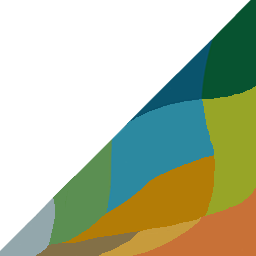
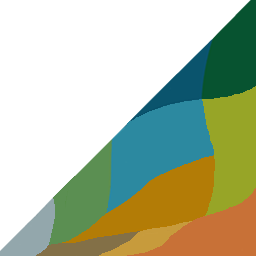
Two versions of the same layered image (256 × 256). Layer-by-layer changes:
added layer "Layer 5" above "Layer 4" over [127, 217, 201, 256]
